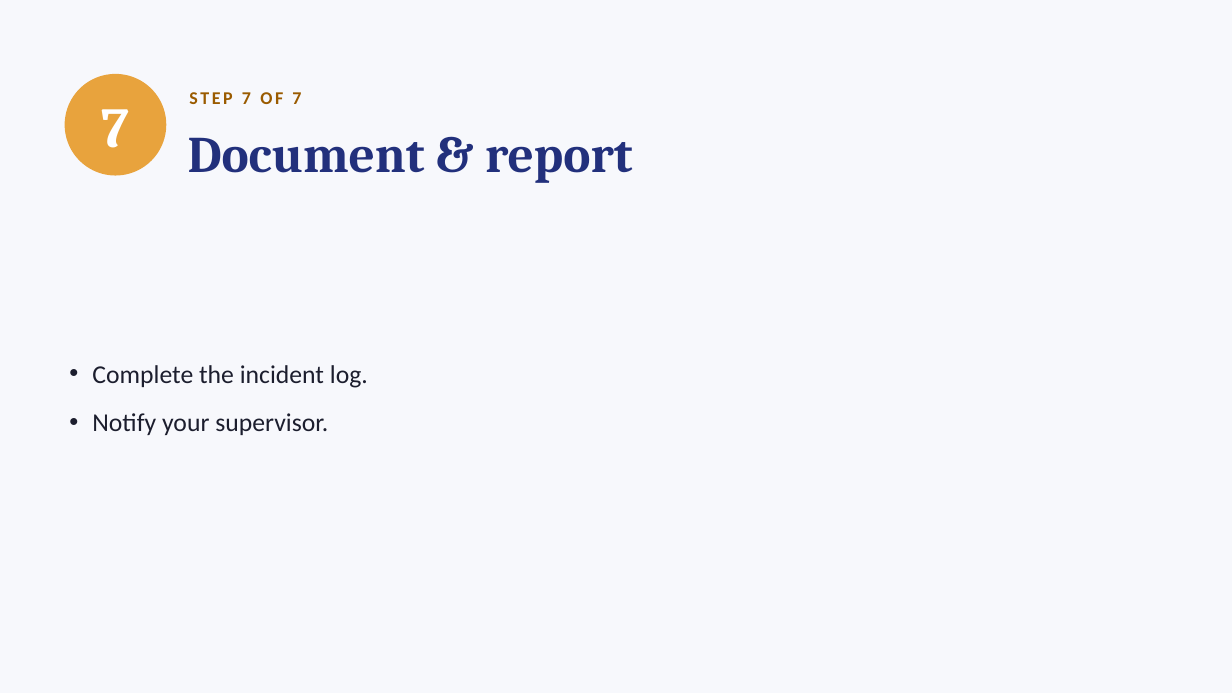
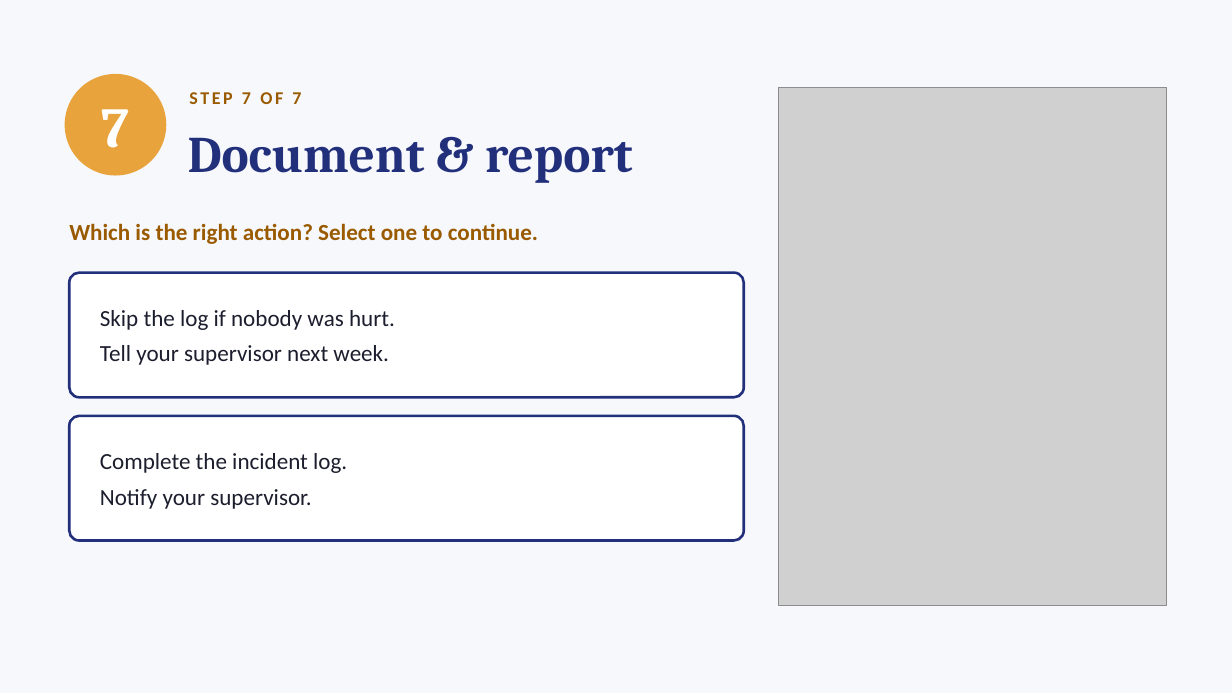
Before and after one commit to ProfeAnaEslavaEdTech/eLearningportfolio, a slide deck: slide 8 of assets/Spill-7-Steps.pptx. Drawn at 1232x693 pixels with LibreOffice and Linux fonts; fonts in the diff are those of the drawing; grey boxes stand for pictures. Boxes give left, top, right and bottom in pixels: in the first picture for what was removed or moved away, otherwise in the second. Text is boxed around its words. In the diff, an @@ line names an element or a change of style, - is before the commit and + after.

```diff
--- a/assets/Spill-7-Steps.pptx
+++ b/assets/Spill-7-Steps.pptx
@@ picture added at (779,88,1167,605) @@
@@ text added at (69,223,538,244), 18 pt, text #9A5B00, bold @@
+Which is the right action? Select one to continue.
@@ rounded rectangle added at (69,273,744,397), fill #FFFFFF, outline #22307C 2 pt, 18 pt, text #1C1E2E @@
+Skip the log if nobody was hurt.
+Tell your supervisor next week.
@@ rounded rectangle "Complete the incident log.": place and size @@
-rounded rectangle "Complete the incident log." at (92,365,368,435)
+rounded rectangle "Complete the incident log." at (69,416,744,541)
@@ rounded rectangle "Complete the incident log." at (69,416,744,541): size 20 to 18 pt; bullet • to none; less space between paragraphs; fill none to #FFFFFF; outline none to #22307C 2 pt @@
```
Also in this commit, not shown: 7 other slides changed, 1 slide added, 1 other file.
